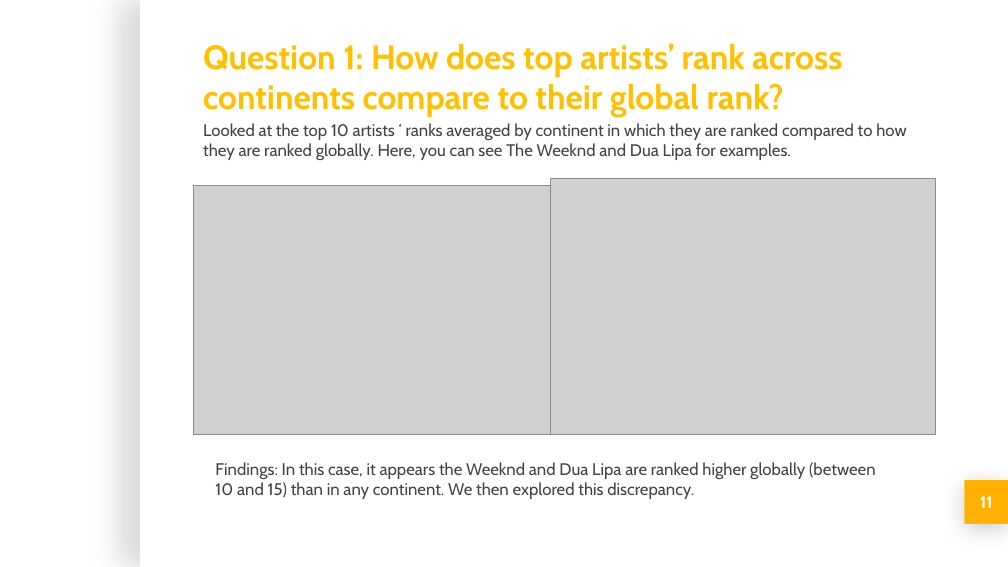
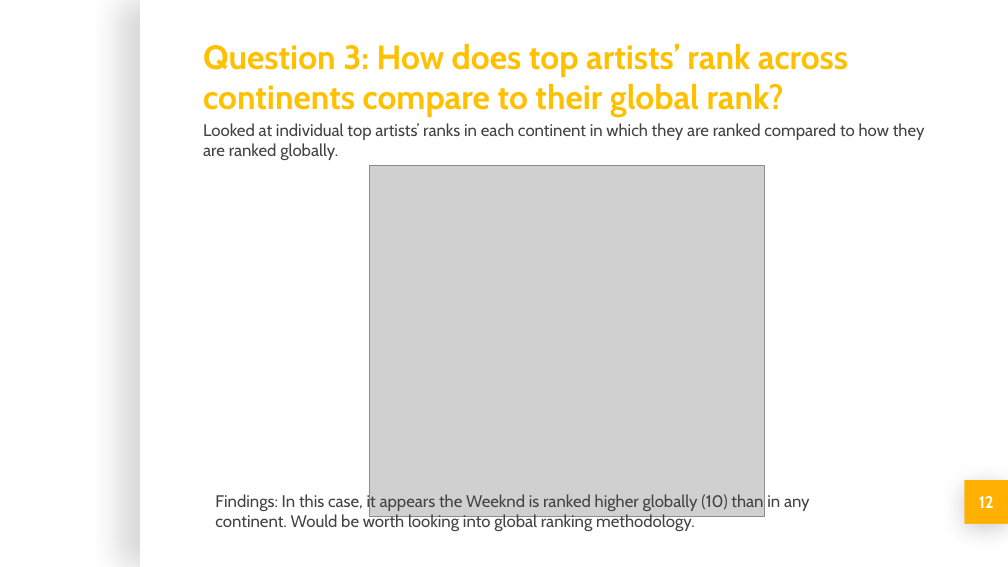
Before and after one commit to michellesimek/project_1, a slide deck: slide 12 of Project 1 PPT.pptx (slide 11 before the commit). Drawn at 1008x567 pixels with LibreOffice and Linux fonts; fonts in the diff are those of the drawing; grey boxes stand for pictures; background and template pictures are left out. Boxes give left, top, right and bottom in pixels: in the first picture for what was removed or moved away, otherwise in the second. Text is boxed around its words. In the diff, an @@ line names an element or a change of style, - is before the commit and + after.

Commit message:
Updated to fix typo.

```diff
--- a/Project 1 PPT.pptx
+++ b/Project 1 PPT.pptx
@@ title at [203, 43, 848, 117]: text changed @@
-Question 1: How does top artists’ rank across continents compare to their global rank?
+Question 3: How does top artists’ rank across continents compare to their global rank?
@@ text at [203, 123, 925, 160]: text changed @@
-Looked at the top 10 artists ‘ ranks averaged by continent in which they are ranked compared to how they are ranked globally. Here, you can see The Weeknd and Dua Lipa for examples.
+Looked at individual top artists’ ranks in each continent in which they are ranked compared to how they are ranked globally.
@@ picture added at [370, 166, 765, 517] @@
@@ picture removed at [550, 178, 935, 434] @@
@@ picture removed at [194, 185, 568, 434] @@
@@ text at [215, 493, 810, 531]: text changed @@
-Findings: In this case, it appears the Weeknd and Dua Lipa are ranked higher globally (between 10 and 15) than in any continent. We then explored this discrepancy.
+Findings: In this case, it appears the Weeknd is ranked higher globally (10) than in any continent. Would be worth looking into global ranking methodology.
@@ page number at [979, 496, 994, 508]: text changed @@
-11
+12
```
Also in this commit, not shown: 9 other slides changed, 8 slides removed.
